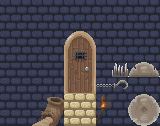
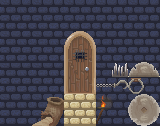
Revision of a layered 160 x 126 image; what changed, layer by layer:
added layer "Enganche" in group "Gancho Cadena" over [128, 78, 144, 94]
